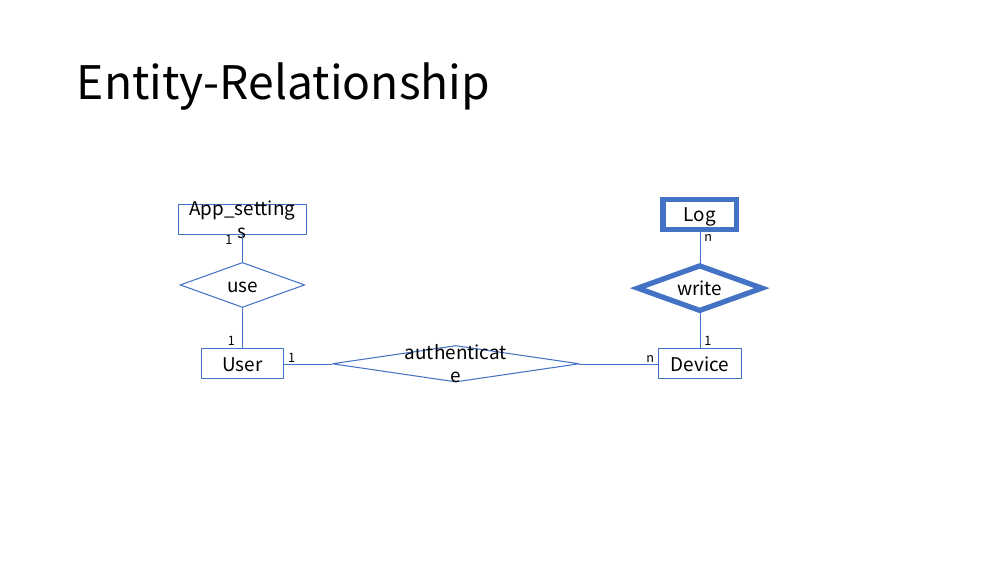
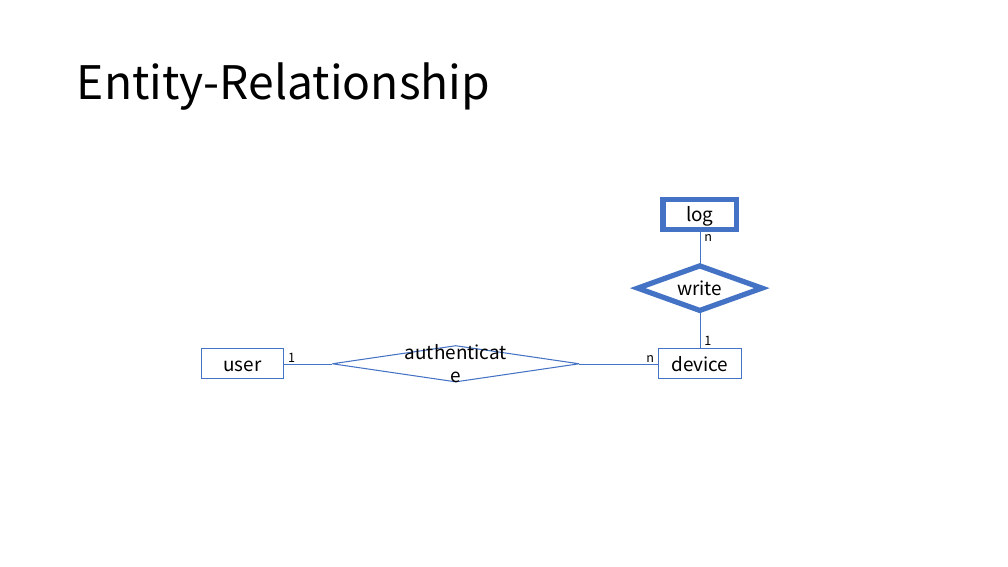
Before and after one commit to sjy286/raspberry_server, a slide deck: slide 3 of Rasp_data.pptx. Drawn at 1008x567 pixels with LibreOffice and Linux fonts; fonts in the diff are those of the drawing. Boxes give left, top, right and bottom in pixels: in the first picture for what was removed or moved away, otherwise in the second. Text is boxed around its words. In the diff, an @@ line names an element or a change of style, - is before the commit and + after.

```diff
--- a/Rasp_data.pptx
+++ b/Rasp_data.pptx
@@ rectangle removed at [178,205,307,234] @@
-App_settings
@@ text in rectangle at [686,206,713,226]: text changed @@
-Log
+log
@@ text removed at [225,234,232,244] @@
-1
@@ line removed from (243, 234) to (243, 262) @@
@@ diamond removed at [181,262,305,307] @@
-use
@@ line removed from (243, 307) to (243, 349) @@
@@ text removed at [228,335,235,349] @@
-1
@@ text in rectangle at [671,356,728,372]: text changed @@
-Device
+device
@@ text in rectangle at [223,360,261,372]: text changed @@
-User
+user
```
Also in this commit, not shown: 9 other slides changed, 1 slide removed, 8 other files.
